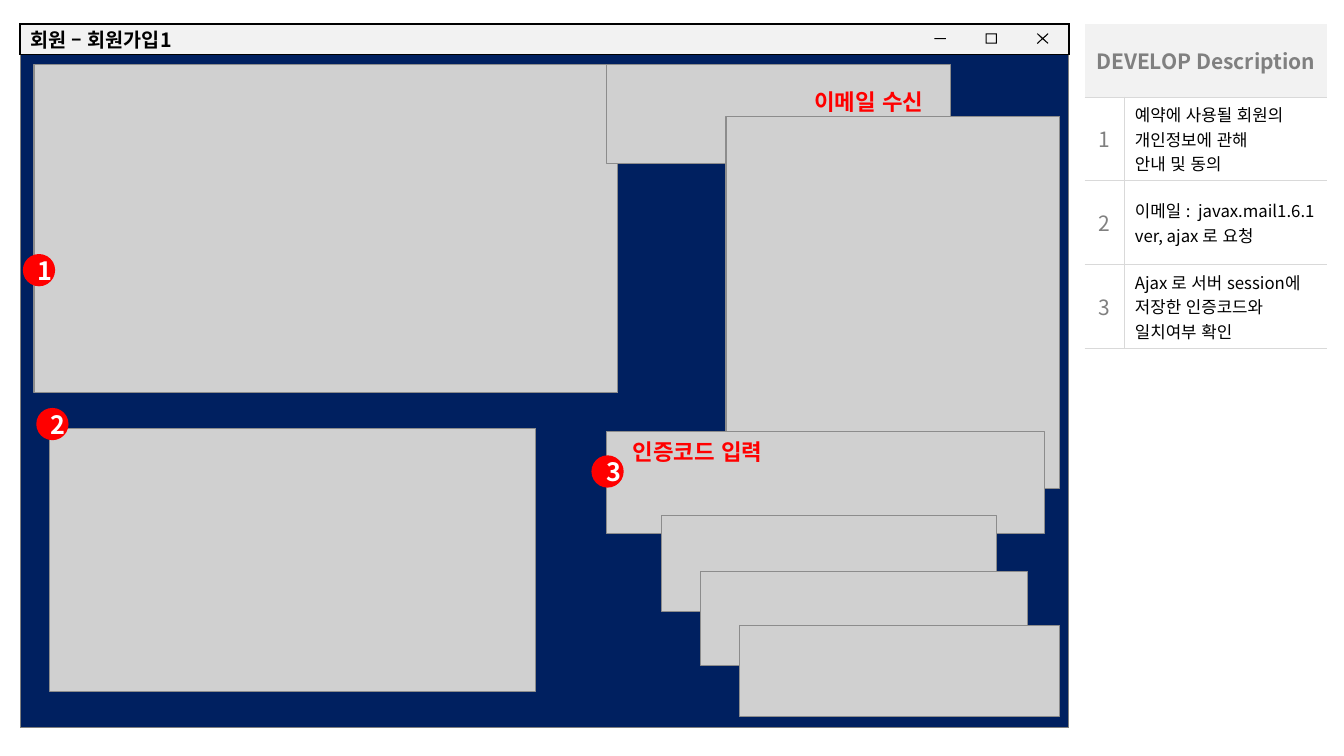
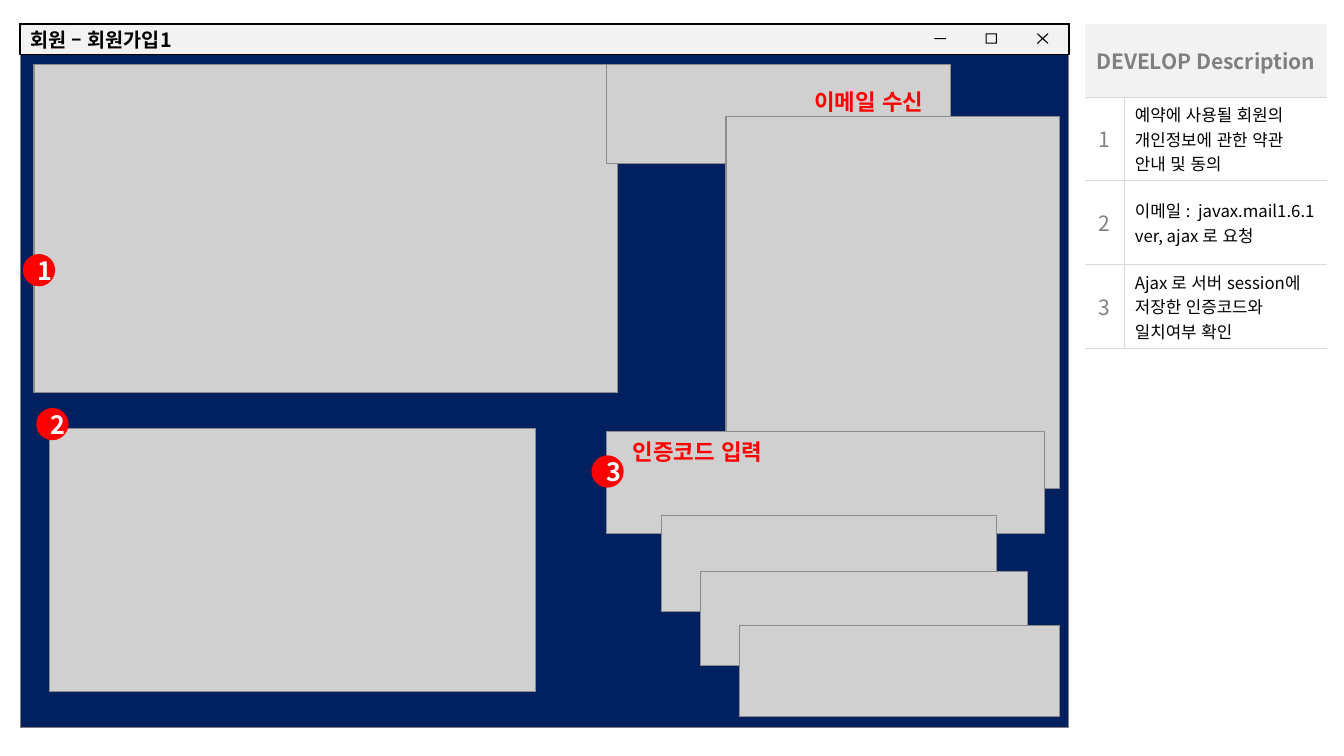
Before and after one commit to dojh555/hotelDelluna, a slide deck: slide 22 of ppt/ppt_hotelDelluna.pptx. Drawn at 1344x756 pixels with LibreOffice and Linux fonts; fonts in the diff are those of the drawing; grey boxes stand for pictures. Boxes give left, top, right and bottom in pixels: in the first picture for what was removed or moved away, otherwise in the second. Text is boxed around its words. In the diff, an @@ line names an element or a change of style, - is before the commit and + after.

```diff
--- a/ppt/ppt_hotelDelluna.pptx
+++ b/ppt/ppt_hotelDelluna.pptx
@@ table at box(1085, 24, 1327, 344) @@
-row 2, column 2: 예약에 사용될 회원의 개인정보에 관해 안내 및 동의
+row 2, column 2: 예약에 사용될 회원의 개인정보에 관한 약관 안내 및 동의
```
Also in this commit, not shown: 1 other slide changed, 4 other files.
